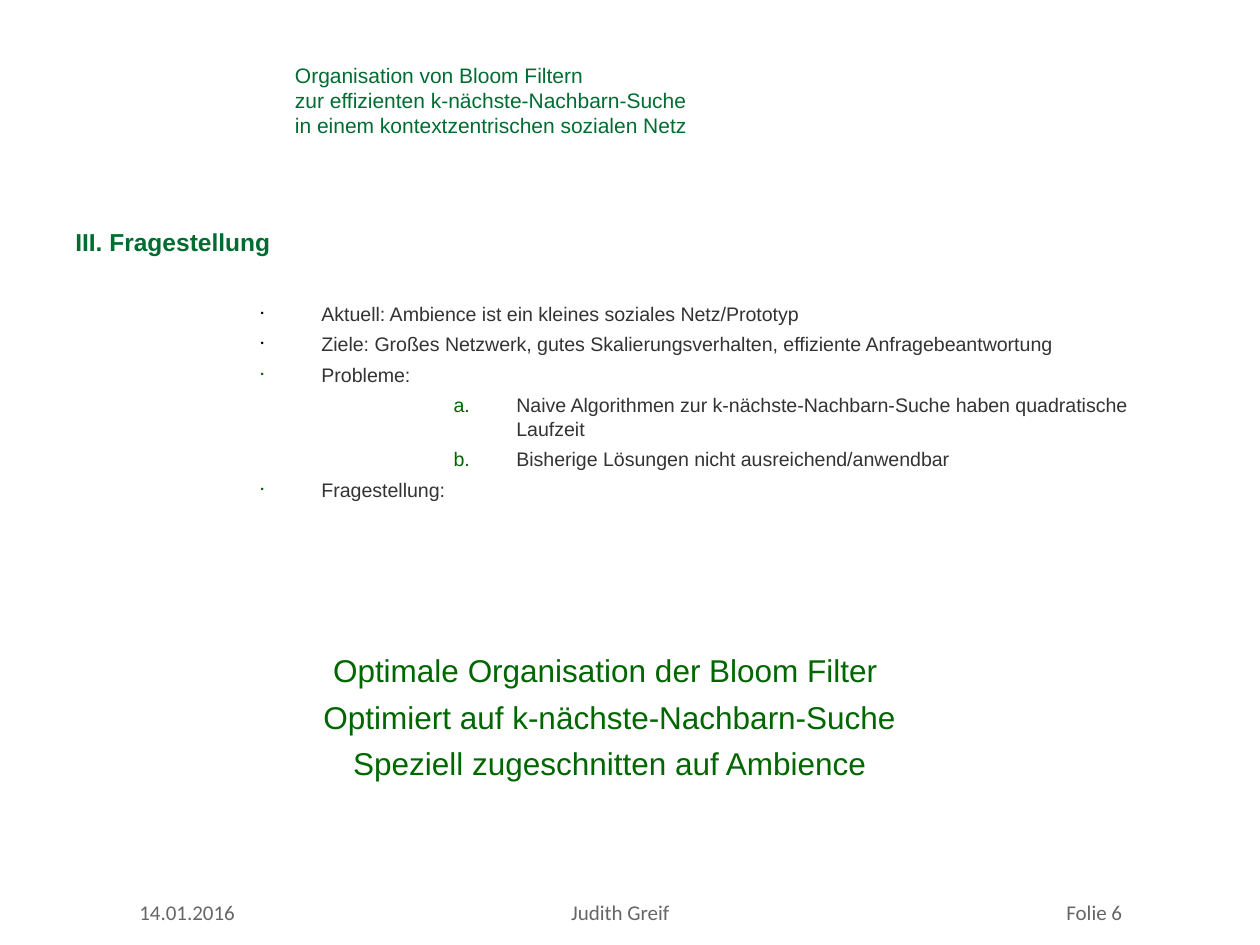
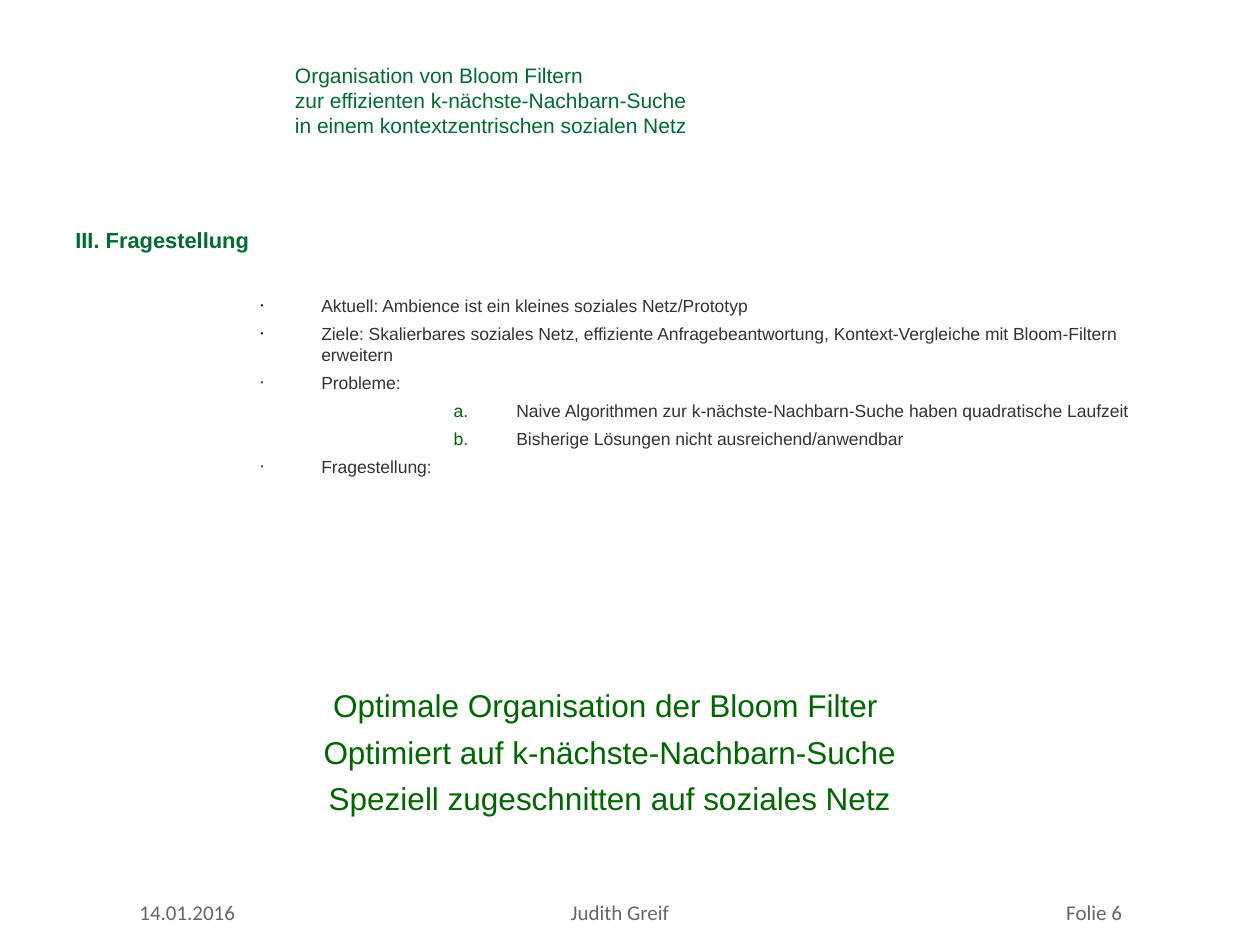
Before and after one commit to missgreenwood/masterarbeit, a slide deck: slide 6 of mdsg_latex_10062012/slides/antrittsvortrag_greif.ppt. Drawn at 1260x945 pixels with LibreOffice and Linux fonts; fonts in the diff are those of the drawing; background and template pictures are left out. Boxes give left, top, right and bottom in pixels: in the first picture for what was removed or moved away, otherwise in the second. Text is boxed around its words. In the diff, an @@ line names an element or a change of style, - is before the commit and + after.

```diff
--- a/mdsg_latex_10062012/slides/antrittsvortrag_greif.ppt
+++ b/mdsg_latex_10062012/slides/antrittsvortrag_greif.ppt
@@ text at (75,232,1128,477): size 14 to 12.5 pt in "III. Fragestellung"; size 11.2 to 10 pt in "Aktuell: Ambience ist ein kleines soziales Netz/Prototyp", "Probleme:", "Naive Algorithmen zur k-nächste-Nachbarn-Suche haben quadrat ...", "Bisherige Lösungen nicht ausreichend/anwendbar" and 1 more places @@
@@ text at (321,327,1117,361): text changed; size 11.2 to 10 pt @@
-    • Ziele: Großes Netzwerk, gutes Skalierungsverhalten, effiziente Anfragebeantwortung
+    • Ziele: Skalierbares soziales Netz, effiziente Anfragebeantwortung, Kontext-Vergleiche mit Bloom-Filtern erweitern
@@ text "Optimale Organisation der Bloom Filter": place and size @@
-text "Optimale Organisation der Bloom Filter" at (323,659,895,781)
+text "Optimale Organisation der Bloom Filter" at (324,694,895,816)
@@ text at (329,787,891,816): text changed @@
-Speziell zugeschnitten auf Ambience
+Speziell zugeschnitten auf soziales Netz
```
Also in this commit, not shown: 7 other slides changed, 2 other files.
